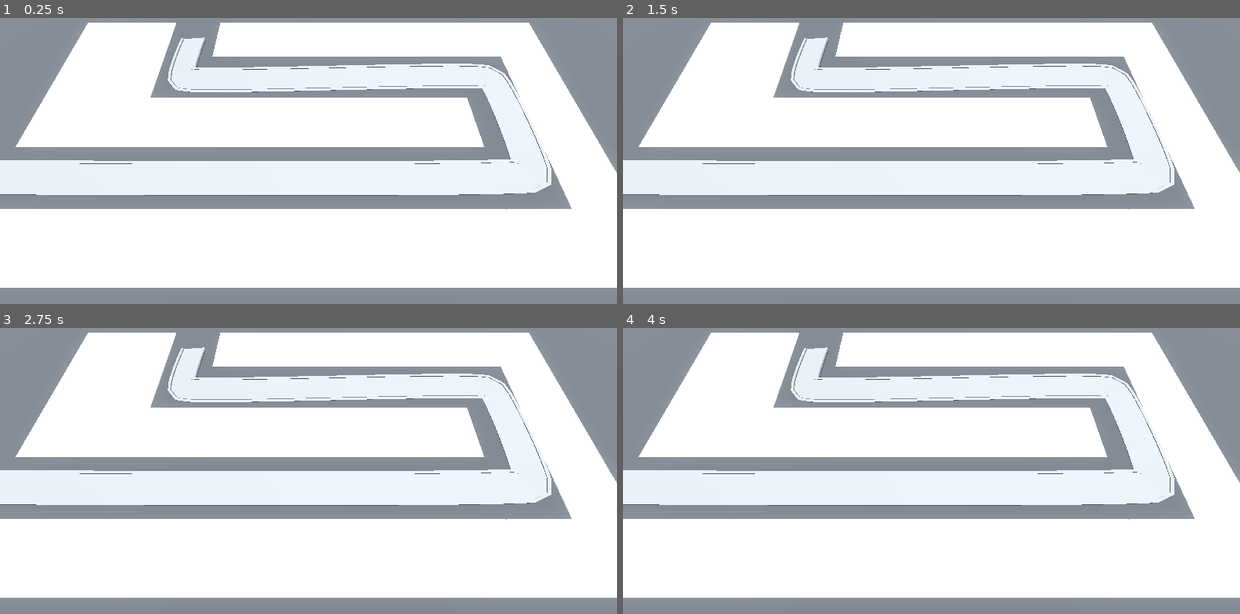
Above: before the commit, frames 1-4 (two rows, left to right).
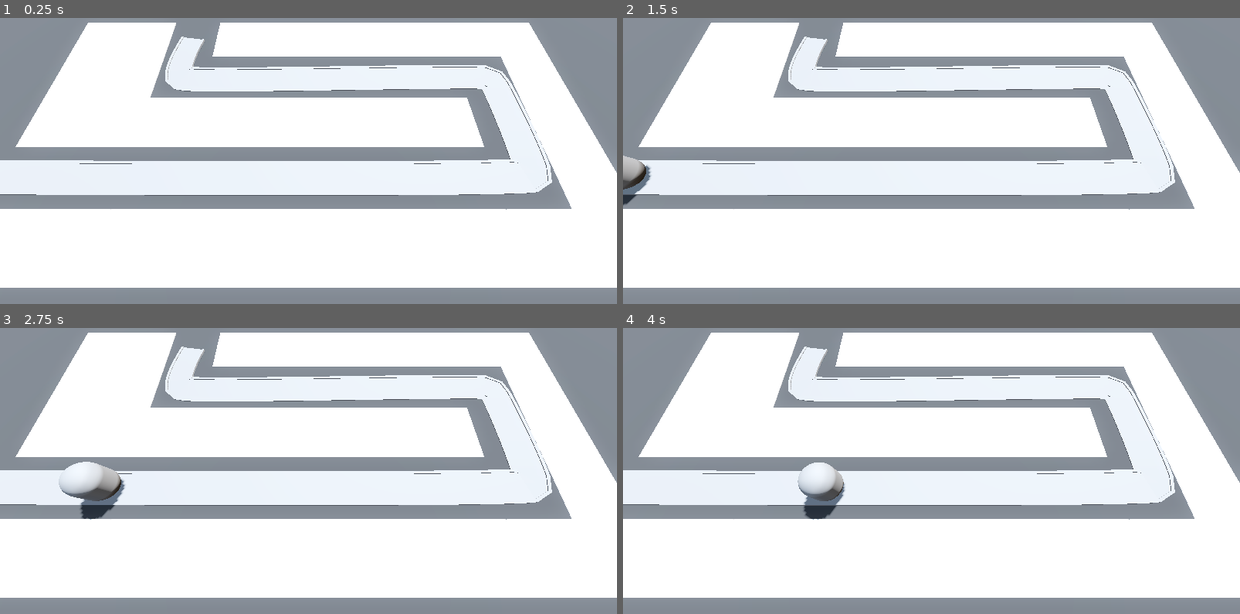
Above: after the commit, the same moments.

Repository: ivdobry/barbarianTD
Game: Godot game, scene res://scenes/base_level.tscn
Same seed, same stepped clock (60 frames per second), same inputs: the game is played once before the commit and once after it. Before the commit the project has no main scene; this scene is started directly in both runs.
Inputs:
- Up to frame 1 (0.25 s): no input
- Up to frame 2 (1.5 s): tap Enter at 0.5 s
- Up to frame 3 (2.75 s): no input
- Up to frame 4 (4 s): no input

The runs differ from the first frame. In frame 1, 0.8% of the frame differs, in the area x 26-90%, y 6-62%; in frame 2, 1.3%; in frame 3, 1.9%, in the area x 9-90%, y 6-68%; in frame 4, 1.6%.

Commit message:
Add enemy and follow path.

Diff:
--- a/project.godot
+++ b/project.godot
@@ -11,5 +11,6 @@
 [application]
 
 config/name="BarbarianTD"
+run/main_scene="uid://c06t4jyybkkae"
 config/features=PackedStringArray("4.5", "Forward Plus")
 config/icon="res://icon.svg"
--- a/scenes/base_level.tscn
+++ b/scenes/base_level.tscn
@@ -1,6 +1,7 @@
-[gd_scene load_steps=7 format=3 uid="uid://c06t4jyybkkae"]
+[gd_scene load_steps=8 format=3 uid="uid://c06t4jyybkkae"]
 
 [ext_resource type="MeshLibrary" uid="uid://b5vdn7cnsmxfj" path="res://mesh library/SpaceLibrary.tres" id="1_6tisa"]
+[ext_resource type="PackedScene" uid="uid://dy8v6xnkbj4vx" path="res://scenes/enemy/enemy.tscn" id="2_dbkse"]
 
 [sub_resource type="ProceduralSkyMaterial" id="ProceduralSkyMaterial_rlb1v"]
 sky_horizon_color = Color(0.66224277, 0.6717428, 0.6867428, 1)
@@ -20,7 +21,7 @@
 
 [sub_resource type="Curve3D" id="Curve3D_6tisa"]
 _data = {
-"points": PackedVector3Array(0, 0, 0, 0, 0, 0, -26.405573, 0 …(75 unchanged characters)… -0.41046238, 14.408487, 0, 5.9004183, 0.35435486, 0, 0.61204576, -0.35435486, 0, -0.61204576, 14.408476, 0, -1.7985212, 0.4187641, 0, 0.5798335, -0.4187641, 0, -0.5798335, -9.97686, 0, -1.7663089, 0, 0, 0, 0, 0, 0, -10.009073, 0, -6.018441),
+"points": PackedVector3Array(0, 0, 0, 0, 0, 0, -26.405573, 0 …(75 unchanged characters)… -0.41046238, 14.408487, 0, 5.9004183, 0.17480278, 0.022619247, 0.37998283, -0.17480278, -0.022619247, -0.37998283, 14.408476, 0, -1.7985212, 1.0023136, -0.0005092621, 0.42253745, -1.0023136, 0.0005092621, -0.42253745, -9.97686, 0, -1.7663089, 0, 0, 0, 0, 0, 0, -10.009073, 0, -6.018441),
 "tilts": PackedFloat32Array(0, 0, 0, 0, 0)
 }
 point_count = 5
@@ -94,3 +95,6 @@
 path_continuous_u = true
 path_u_distance = 1.0
 path_joined = false
+
+[node name="Enemy" parent="Path3D" instance=ExtResource("2_dbkse")]
+transform = Transform3D(-0.0069602854, 0.0020775187, -0.99996036, -2.3282752e-10, 0.99998546, 0.0020775672, 0.9999623, 1.4460902e-05, -0.006960272, -26.405573, 0, 6.0292697)
--- /dev/null
+++ b/scenes/enemy/enemy.gd
@@ -0,0 +1,7 @@
+extends PathFollow3D
+
+@export var speed: float = 5
+
+# Called every frame. 'delta' is the elapsed time since the previous frame.
+func _process(delta: float) -> void:
+	progress += speed * delta
--- /dev/null
+++ b/scenes/enemy/enemy.tscn
@@ -0,0 +1,16 @@
+[gd_scene load_steps=3 format=3 uid="uid://dy8v6xnkbj4vx"]
+
+[ext_resource type="Script" uid="uid://bh4uwd5pu5cxv" path="res://scenes/enemy/enemy.gd" id="1_4a83h"]
+
+[sub_resource type="CapsuleMesh" id="CapsuleMesh_6tisa"]
+radius = 1.0
+height = 3.0
+
+[node name="Enemy" type="PathFollow3D"]
+transform = Transform3D(0.99998647, 0, 0, 0, 0.9999876, 0, 0, 0, 0.9999867, 0, 0, 0)
+loop = false
+script = ExtResource("1_4a83h")
+
+[node name="MeshInstance3D" type="MeshInstance3D" parent="."]
+transform = Transform3D(1, 0, 0, 0, 1, 0, 0, 0, 1, 0, 1.5, 0)
+mesh = SubResource("CapsuleMesh_6tisa")
Not shown, added: scenes/enemy/enemy.gd.uid
